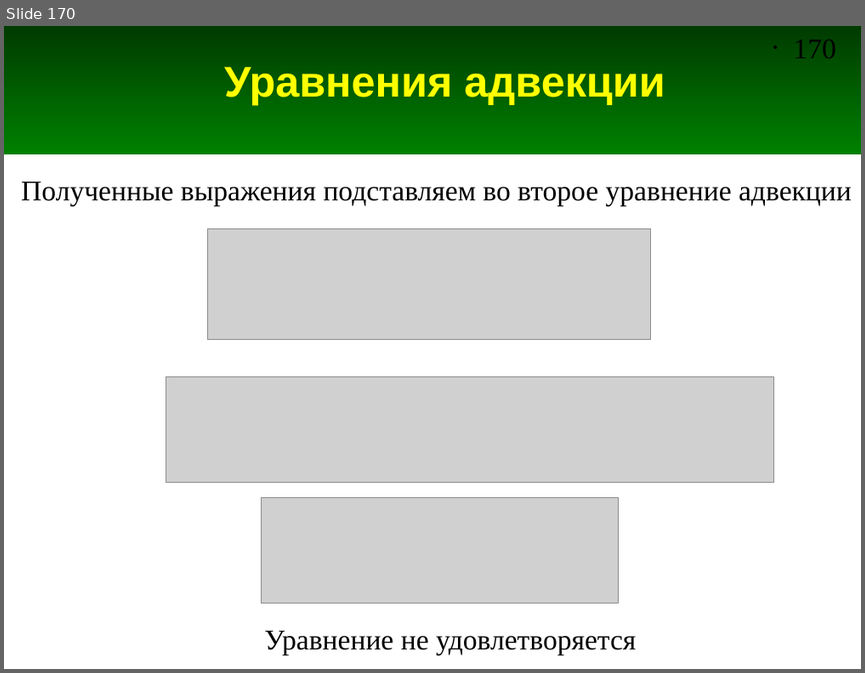
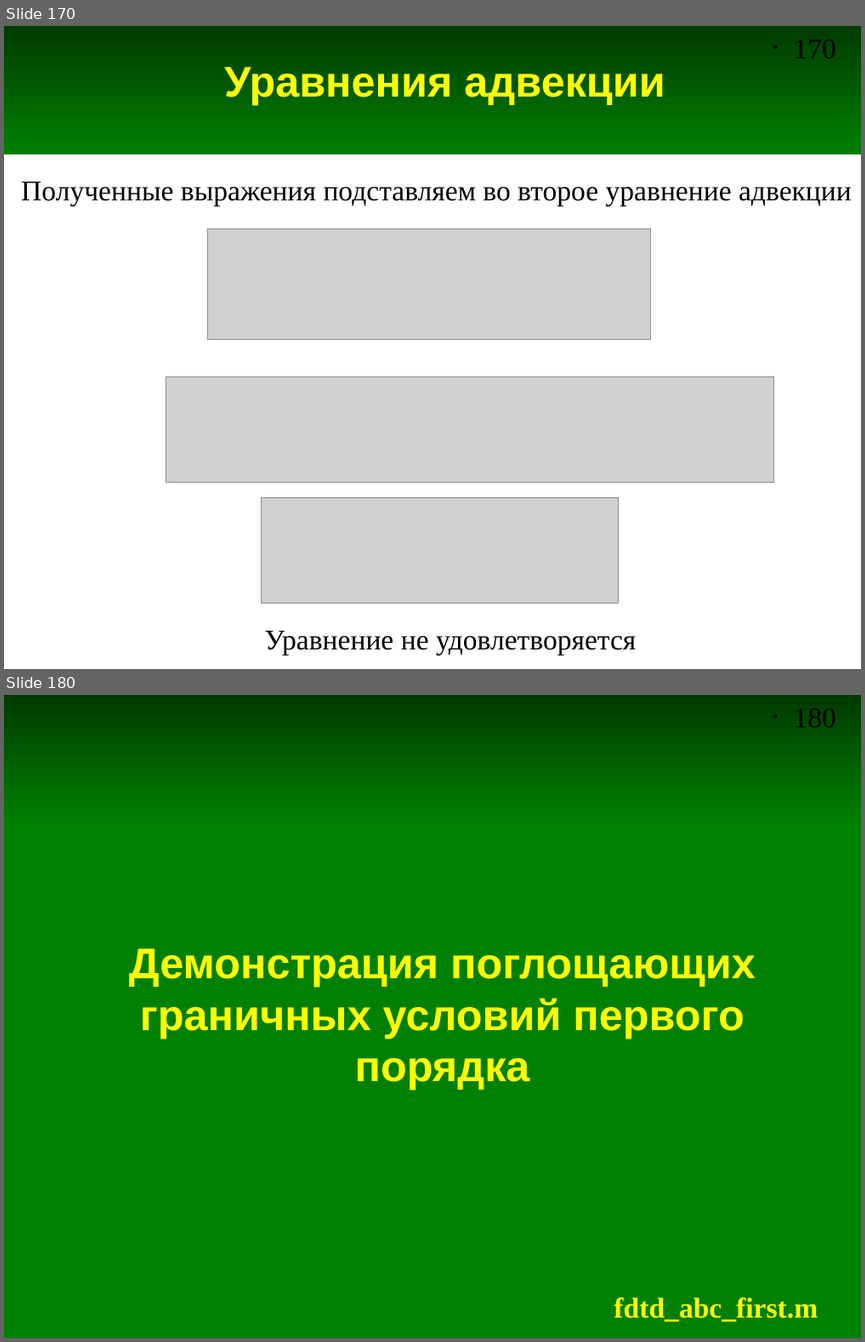
Before and after one commit to andris0147sv/modelling, a slide deck: presentations/2. FDTD.odp. Shown one above the other, each under a label of ours: slide 170 before the commit, slides 170 and 180 after it; the slides between them are not shown. The pictures are 865x673 and 865x1342 pixels, drawn with LibreOffice and Linux fonts; fonts in the diff are those of the drawing; grey boxes stand for pictures. Boxes give left, top, right and bottom in pixels: in the first picture for what was removed or moved away, otherwise in the second. Text is boxed around its words. In the diff, an @@ line names an element or a change of style, - is before the commit and + after.

Commit message:
Добавлены слайды про граинчные условия ABC первого порядка

```diff
--- a/presentations/2. FDTD.odp
+++ b/presentations/2. FDTD.odp
@@ slide 180 added at <box>4,695,861,1338</box>, background #FFFFFF; not listed: 2 template elements that a slide beside it also shows @@
@@ rectangle added at <box>4,820,861,1338</box>, fill #008000, outline #008000 0 pt @@
@@ title added at <box>129,948,755,1089</box>, 36 pt, text #FFFF00, bold @@
+Демонстрация поглощающих граничных условий первого порядка
@@ text added at <box>613,1297,817,1321</box>, 24 pt, text #FFFF00, bold @@
+fdtd_abc_first.m
```
Also in this commit, not shown: 1 slide changed, 8 other slides added, 1 other file.
